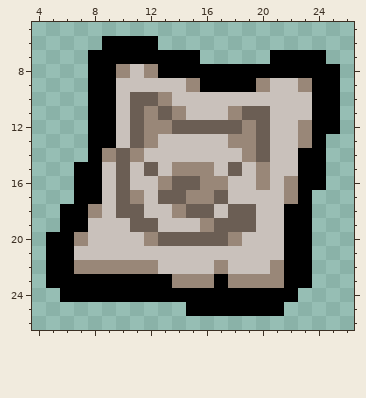
Pixel-art sprite: resources/gfx/items/trinkets/crude_drawing.png. Above is the file before it was changed.
The file is 32x32 pixels. Shown: x 4..26, y 5..26.
After:
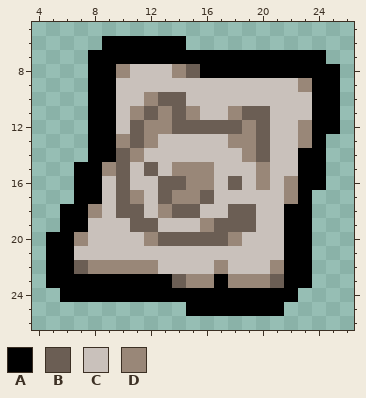
Palette (. is transparent): A #000000  B #6b5e54  C #c9c1bb  D #998778
Diff:
{"y":6,"x":13,"old":"..","new":"AA"}
{"y":7,"x":16,"old":".....","new":"AAAAA"}
{"y":8,"x":12,"old":"DAAA","new":"CCDB"}
{"y":9,"x":15,"old":"DAAAAD","new":"CCCCCC"}
{"y":10,"x":11,"old":"BBDC","new":"CDBB"}
{"y":11,"x":11,"old":"BDBDC","new":"DBDBD"}
{"y":13,"x":10,"old":"C","new":"D"}
{"y":14,"x":9,"old":"D","new":"A"}
{"y":15,"x":9,"old":"C","new":"D"}
{"y":15,"x":18,"old":"B","new":"C"}
{"y":16,"x":13,"old":"D","new":"B"}
{"y":16,"x":15,"old":"B","new":"D"}
{"y":16,"x":17,"old":"DC","new":"CB"}
{"y":17,"x":14,"old":"B","new":"D"}
{"y":17,"x":16,"old":"DB","new":"BC"}
{"y":18,"x":13,"old":"CD","new":"DB"}
{"y":18,"x":16,"old":"B","new":"C"}
{"y":22,"x":7,"old":"D","new":"B"}
{"y":23,"x":14,"old":"D","new":"B"}
{"y":23,"x":21,"old":"D","new":"B"}
{"label":"changed","picture_box":[102,36,270,218]}
{"label":"changed","picture_box":[74,260,88,274]}
{"label":"changed","picture_box":[172,274,186,288]}
{"label":"changed","picture_box":[270,274,284,288]}
